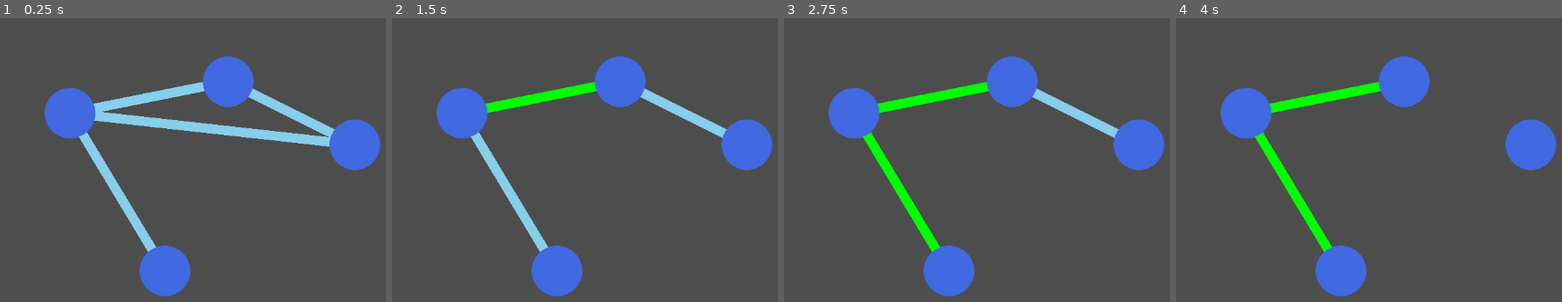
Above: before the commit, frames 1-4 (left to right).
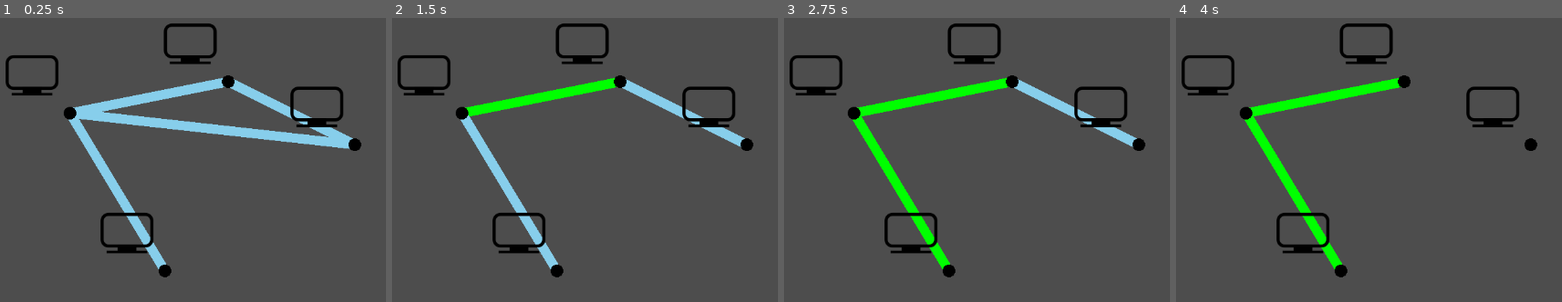
Above: after the commit, the same moments.

Repository: harv-sudo/Shannon-Switching-Game
Game: Godot game, scene res://testingScene.tscn
Same seed, same stepped clock (60 frames per second), same inputs: the game is played once before the commit and once after it.
Inputs (mouse positions are in pixels of both pictures, inside the frame that each line leads up to):
- Up to frame 1 (0.25 s): no input
- Up to frame 2 (1.5 s): tap Enter at 0.5 s; move the mouse to (542, 97) at 0.52 s; click (542, 97) at 0.67 s; tap Space at 1.25 s; move the mouse to (604, 128) at 1.27 s; click (604, 128) at 1.42 s
- Up to frame 3 (2.75 s): tap Enter at 2 s; move the mouse to (899, 191) at 2.02 s; click (899, 191) at 2.17 s
- Up to frame 4 (4 s): tap Space at 2.75 s; move the mouse to (1469, 114) at 2.77 s; click (1469, 114) at 2.92 s; tap Enter at 3.5 s; move the mouse to (outside the picture) at 3.52 s; click (outside the picture) at 3.67 s

The runs differ from the first frame. In frame 1, 10% of the frame differs, in the area x 1-99%, y 1-99%; in frame 2, 10%; in frame 3, 10%; in frame 4, 10%.

Commit message:
Update: Added _add_image()
Renders a 2D sprite to the scene

Diff:
--- a/scripts/Point.gd
+++ b/scripts/Point.gd
@@ -4,13 +4,24 @@
 
 var x_position: int;
 var y_position: int;
-var radius: int = 40;
-var colour: Color = Color.ROYAL_BLUE;
+var radius: int = 10;
+var colour: Color = Color.BLACK;
 var distance: int = 100;
 
 func _init(x_pos: int, y_pos: int) -> void:
 	self.x_position = x_pos;
 	self.y_position = y_pos;
 
+func _add_image():
+	var texture: Texture2D = load("res://images/computer-icon.png")
+
+	var sprite = Sprite2D.new()
+	sprite.texture = texture
+	#sprite.size = Vector2(50, 50)
+	add_child(sprite)
+
+	sprite.position = Vector2(x_position - 60, y_position - 60)
+
 func _draw():
 	draw_circle(Vector2(x_position, y_position),radius, colour);
+	_add_image()
